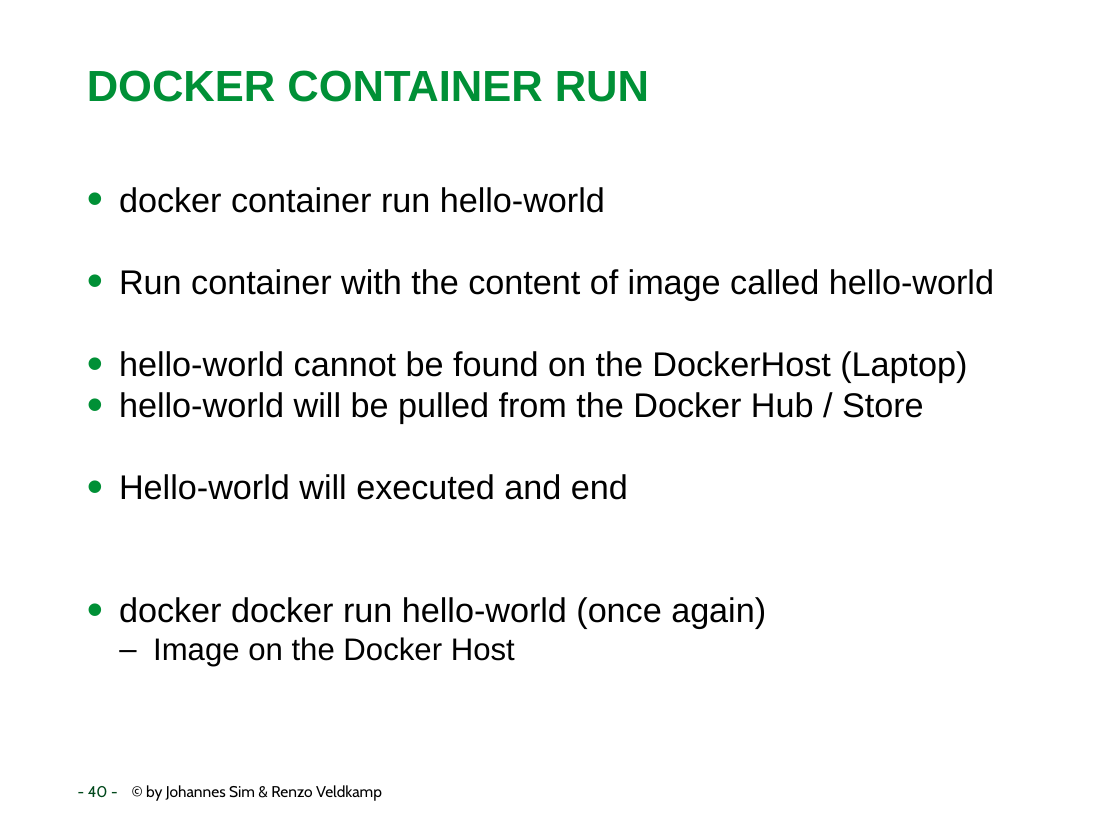
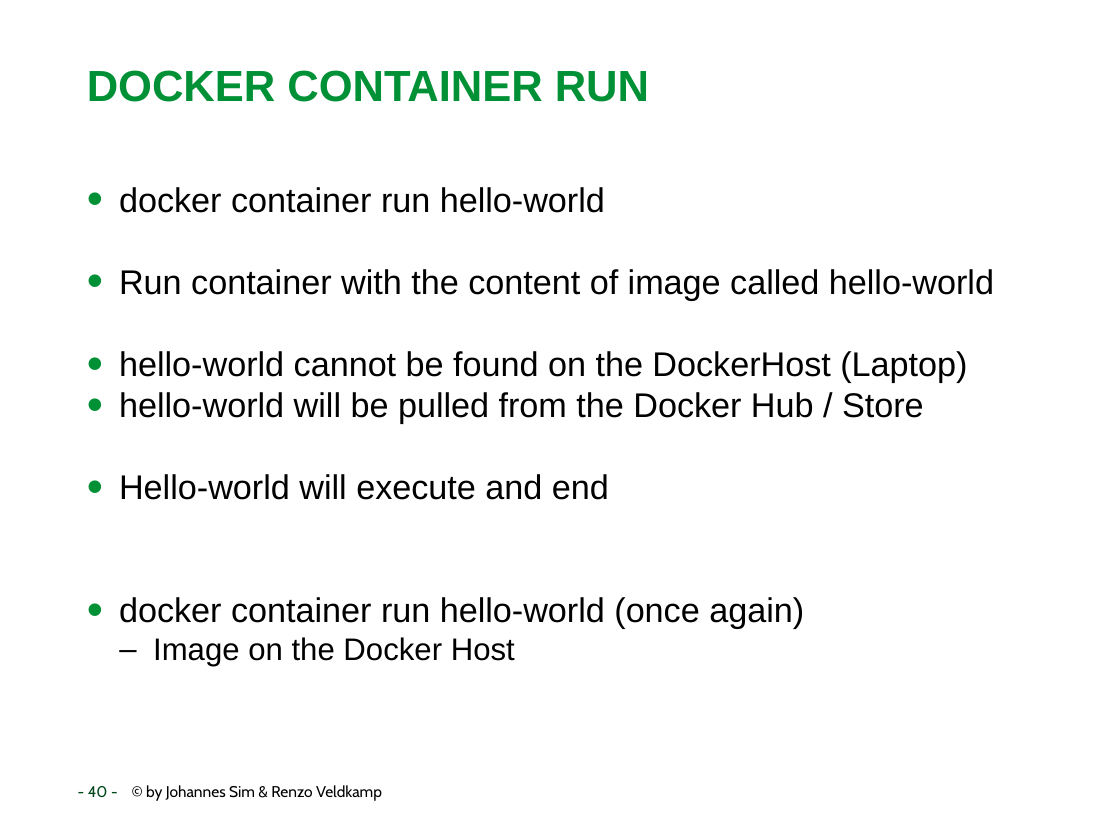
Before and after one commit to RenzoVeldkamp/MicroContainer, a slide deck: slide 40 of Presentatie/Docker101.pptx. Drawn at 1120x840 pixels with LibreOffice and Linux fonts; fonts in the diff are those of the drawing; background and template pictures are left out. Boxes give left, top, right and bottom in pixels: in the first picture for what was removed or moved away, otherwise in the second. Text is boxed around its words. In the diff, an @@ line names an element or a change of style, - is before the commit and + after.

Commit message:
Docker101 1.0

```diff
--- a/Presentatie/Docker101.pptx
+++ b/Presentatie/Docker101.pptx
@@ text at box(119, 474, 804, 629): text changed @@
-• Hello-world will executed and end
-• docker docker run hello-world (once again)
+• Hello-world will execute and end
+• docker container run hello-world (once again)
```
Also in this commit, not shown: 30 other slides changed, 1 slide added, 10 slides removed.
